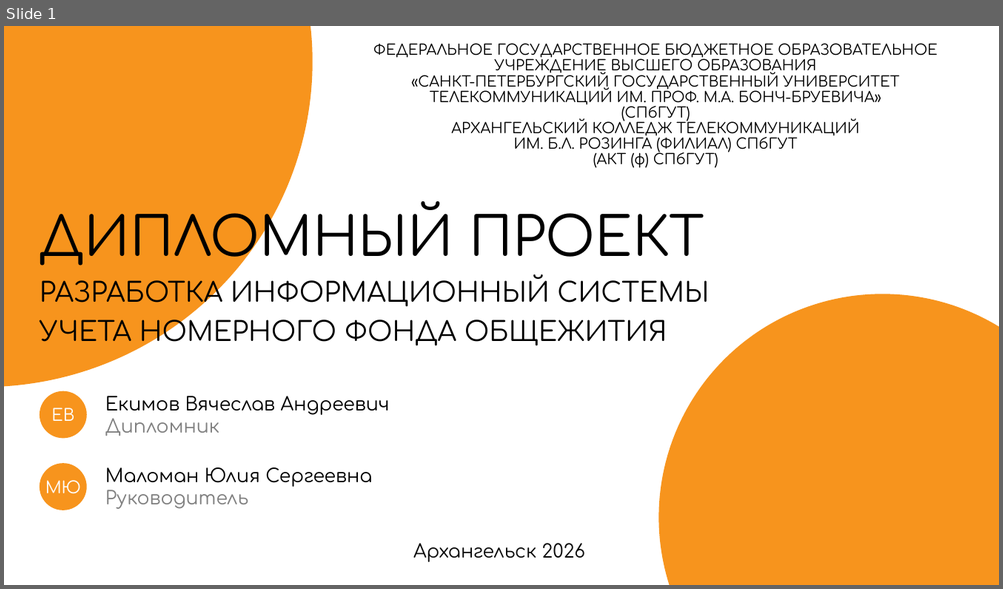
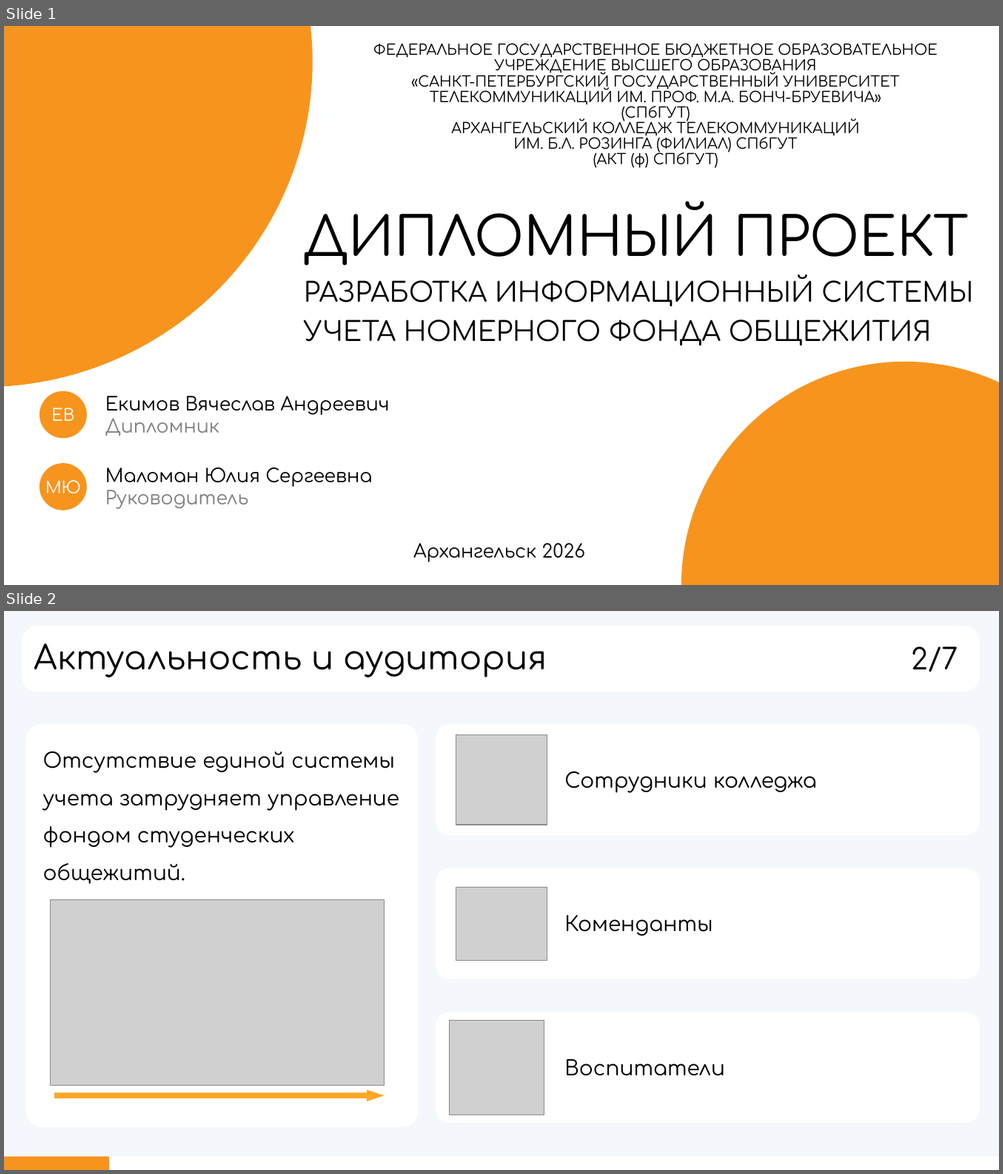
Before and after one commit to hhallva/cmdnt-website, a slide deck: ДП/Презентация/Презентация.pptx. Shown one above the other, each under a label of ours: slide 1 before the commit, slides 1 and 2 after it. The pictures are 1003x589 and 1003x1174 pixels, drawn with LibreOffice and Linux fonts; fonts in the diff are those of the drawing; grey boxes stand for pictures. Boxes give left, top, right and bottom in pixels: in the first picture for what was removed or moved away, otherwise in the second. Text is boxed around its words. In the diff, an @@ line names an element or a change of style, - is before the commit and + after.

```diff
--- a/ДП/Презентация/Презентация.pptx
+++ b/ДП/Презентация/Презентация.pptx
@@ slide 2 added at bbox=[4, 611, 999, 1170], background #F4F7FB @@
@@ rounded rectangle added at bbox=[22, 627, 979, 691], fill #FFFFFF, outline #FFFFFF 1.5 pt @@
@@ text added at bbox=[34, 644, 547, 678], 32 pt, text #000000 @@
+Актуальность и аудитория
@@ text added at bbox=[911, 647, 958, 672], 28 pt, text #000000 @@
+2/7
@@ rounded rectangle added at bbox=[436, 725, 979, 834], fill #FFFFFF, outline #FFFFFF 1.5 pt @@
@@ picture added at bbox=[456, 735, 547, 825] @@
@@ text added at bbox=[564, 772, 817, 793], 20 pt, text #000000 @@
+Сотрудники колледжа
@@ rounded rectangle added at bbox=[436, 869, 979, 979], fill #FFFFFF, outline #FFFFFF 1.5 pt @@
@@ picture added at bbox=[456, 887, 547, 960] @@
@@ text added at bbox=[564, 915, 712, 936], 20 pt, text #000000 @@
+Коменданты
@@ rounded rectangle added at bbox=[436, 1013, 979, 1123], fill #FFFFFF, outline #FFFFFF 1.5 pt @@
@@ picture added at bbox=[449, 1021, 544, 1116] @@
@@ text added at bbox=[564, 1059, 725, 1076], 20 pt, text #000000 @@
+Воспитатели
@@ group added at bbox=[26, 725, 417, 1127]: 1 rounded rectangle, 1 text, 1 picture, 1 right arrow @@
+Отсутствие единой системы учета затрудняет управление фондом студенческих общежитий.
@@ rectangle added at bbox=[4, 1157, 999, 1170], fill #FFFFFF @@
@@ rectangle added at bbox=[4, 1157, 110, 1170], fill #F7941D @@
@@ slide 1 changed as well @@
@@ text "ДИПЛОМНЫЙ ПРОЕКТ" rewrapped from bbox=[40, 195, 708, 349] to bbox=[304, 201, 973, 346] @@
@@ ellipse: place and size @@
-ellipse at bbox=[658, 294, 999, 585]
+ellipse at bbox=[681, 362, 999, 585]
```
Also in this commit, not shown: 7 other slides changed, 4 other slides added, 1 slide removed, 23 other files.
